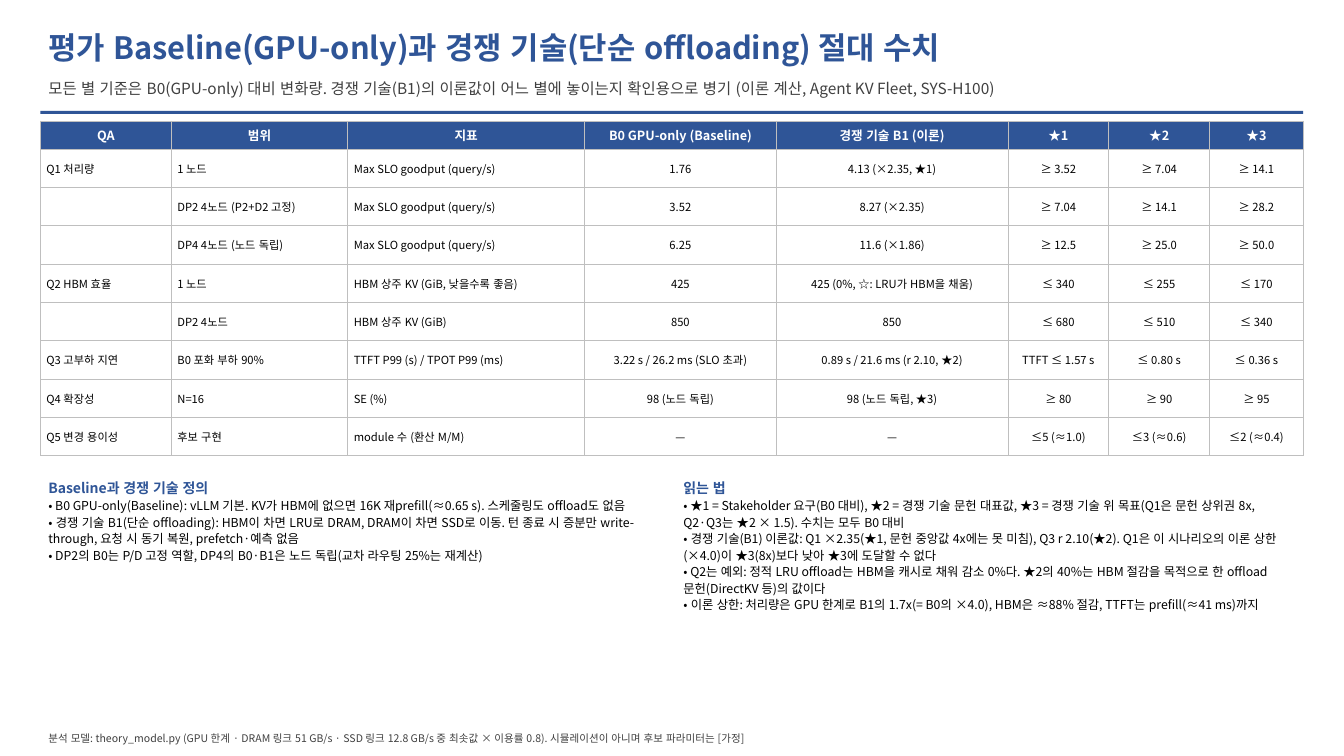
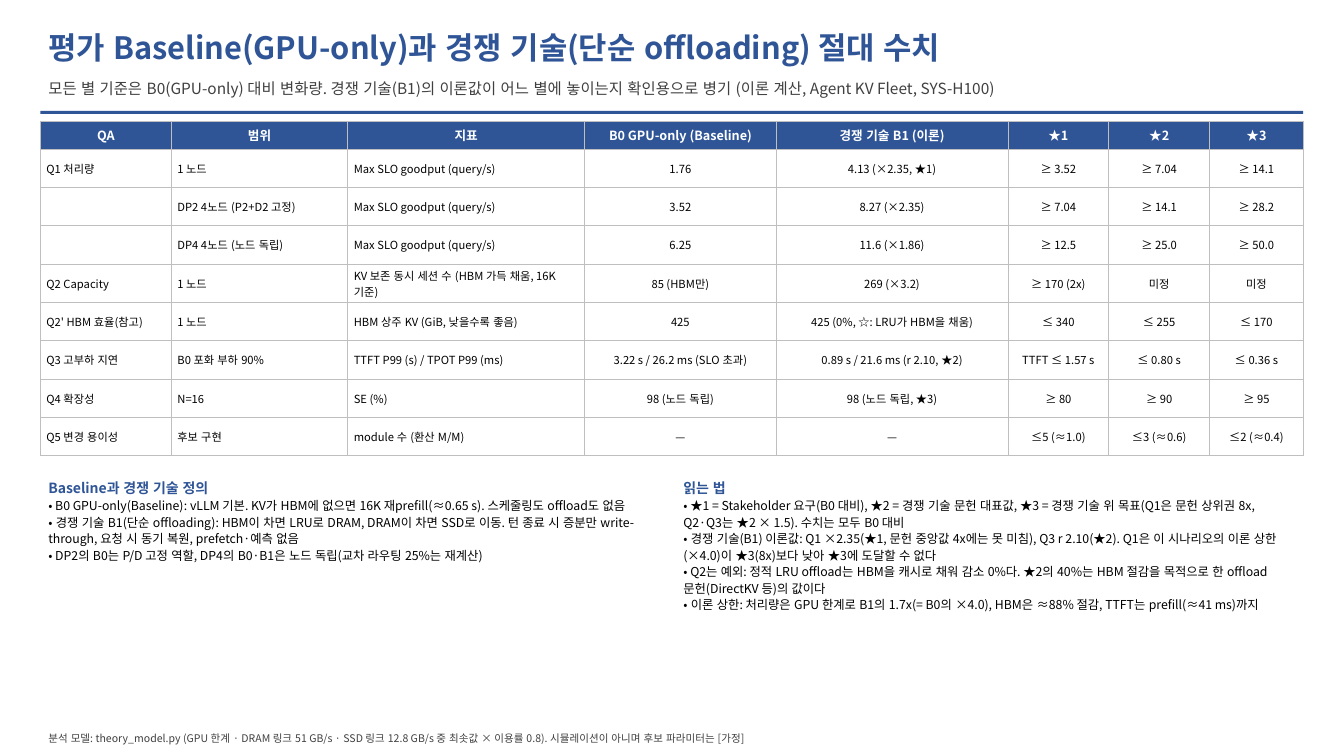
Before and after one commit to mkim0628/vllm, a slide deck: slide 10 of doc-mk/QA-criteria-v4/DP-QA-criteria-v4.pptx. Drawn at 1344x756 pixels with LibreOffice and Linux fonts; fonts in the diff are those of the drawing. Boxes give left, top, right and bottom in pixels: in the first picture for what was removed or moved away, otherwise in the second. Text is boxed around its words. In the diff, an @@ line names an element or a change of style, - is before the commit and + after.

```diff
--- a/doc-mk/QA-criteria-v4/DP-QA-criteria-v4.pptx
+++ b/doc-mk/QA-criteria-v4/DP-QA-criteria-v4.pptx
@@ table at [40,121,1304,456] @@
-row 5: Q2 HBM 효율 | 1 노드 | HBM 상주 KV (GiB, 낮을수록 좋음) | 425 | 425 (0%, ☆: LRU가 HBM을 채움) | ≤ 340 | ≤ 255 | ≤ 170
+row 5: Q2 Capacity | 1 노드 | KV 보존 동시 세션 수 (HBM 가득 채움, 16K 기준) | 85 (HBM만) | 269 (×3.2) | ≥ 170 (2x) | 미정 | 미정
-row 6:  | DP2 4노드 | HBM 상주 KV (GiB) | 850 | 850 | ≤ 680 | ≤ 510 | ≤ 340
+row 6: Q2' HBM 효율(참고) | 1 노드 | HBM 상주 KV (GiB, 낮을수록 좋음) | 425 | 425 (0%, ☆: LRU가 HBM을 채움) | ≤ 340 | ≤ 255 | ≤ 170
```
Also in this commit, not shown: 8 other slides changed, 2 slides added, 5 other files.
